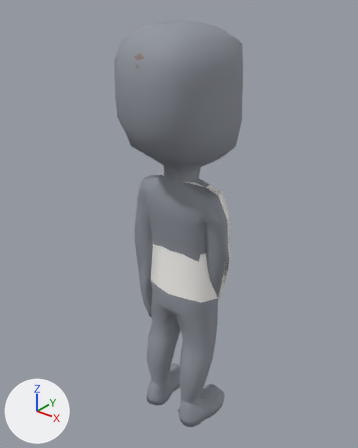
Renders of the glTF model unity/Assets/Art/EarlyGame/staff-kit/staff-researcher-idle.glb from each side of a commit.
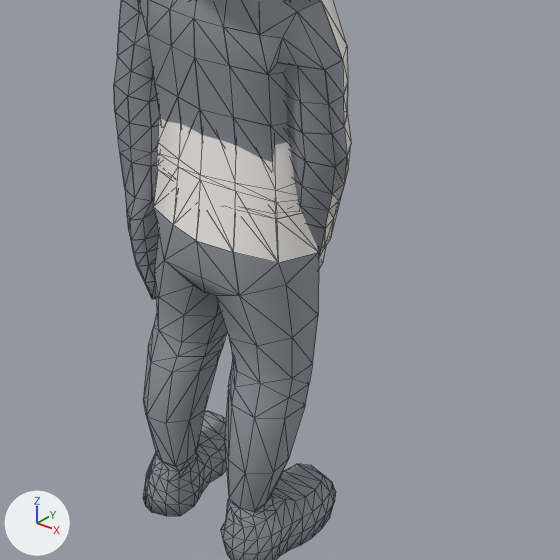
Each version is shown whole from a 50 mm camera at (1.123, -1.181, 1.834) aimed at (-0.042, 0.275, 0.931), then close up on the part from 25% to 88% of the width and 44% to 95% of the height. The lights are fixed; the arrows at lower left show +X, +Y and +Z. The first two pictures are the older version. The close-ups show mesh edges as thin lines. Where no turn or scale is listed for an object, it has been applied to the vertices. Vertices at exactly the same position are counted once.

The first close-up shows 'KenneyResearcherStock', 'ResearcherCoatSkirt', 'ResearcherCoatSleeves'.
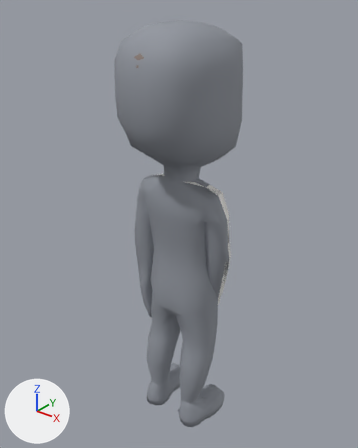
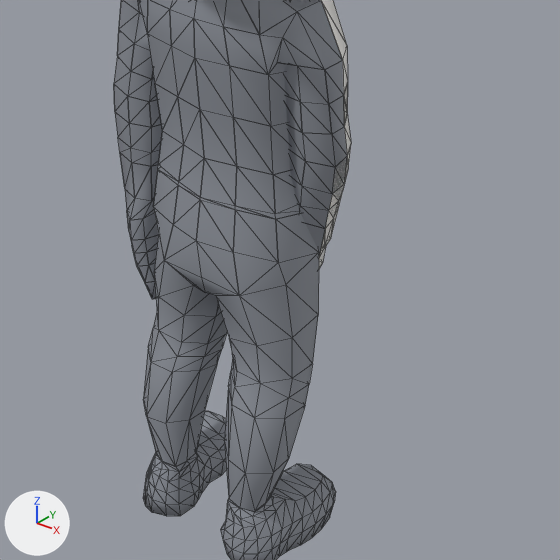
What differs and where, as boxes [x1, y1, x2, y2] in the close-ups (560 x 560 px):
'ResearcherCoatSkirt', reshaped (not visible afterwards): before [153, 113, 319, 263]

Patch to the scene script:
```diff
--- a/unity/Assets/Art/EarlyGame/staff-kit/staff-researcher-idle.glb.py
+++ b/unity/Assets/Art/EarlyGame/staff-kit/staff-researcher-idle.glb.py
@@ me_researchercoatskirtmesh @@
 # used by ob_researchercoatskirt; location = (0.0, 0.244, 0.0)
-me_researchercoatskirtmesh.from_pydata(...)  # 58 vertices, 88 faces; spans x -0.162..0.162, y -0.094..0.141, z 0.638..0.998
+me_researchercoatskirtmesh.from_pydata(...)  # 73 vertices, 72 faces; spans x -0.237..0.208, y -0.083..0.138, z 0.737..0.999
+# me_researchercoatskirtmesh part 1: 53 vertices removed from x -0.162..0.162, y -0.094..0.141, z 0.638..0.998; 9 vertices added at x -0.146..0.146, y 0.015..0.127, z 0.899..0.999
+# other edits to the shape of me_researchercoatskirtmesh do not show in these pictures
 me_researchercoatskirtmesh.materials.append(mat_researchercoatskirtmat)
```
